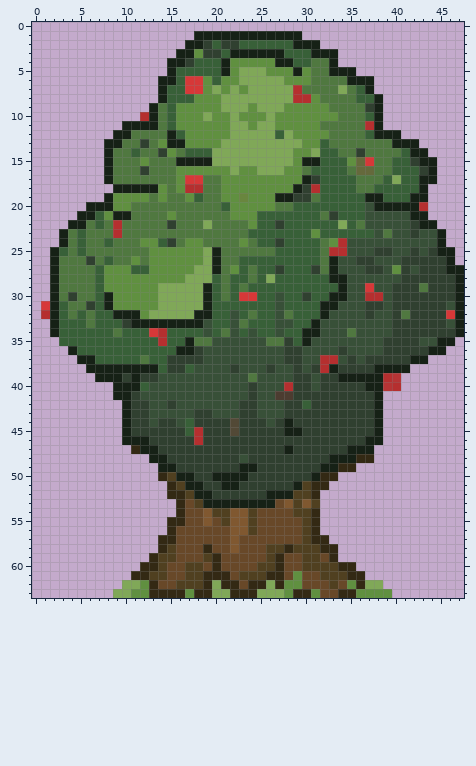
Pixel-art sprite: pokeslend.gmx/sprites/images/spr_apfelbaum_0.png. That is the earlier state.
The file is 48x64 pixels. Pixels under 10% opacity are left out. Colours within 5 levels of each other are drawn and written as one.
New version:
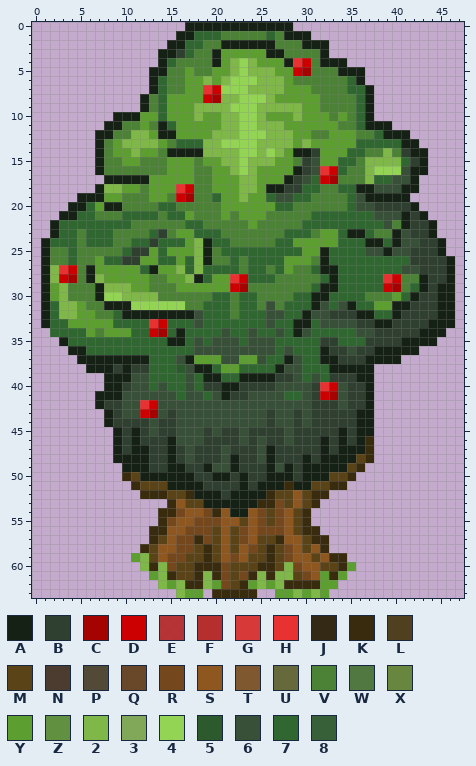
Palette (. is transparent): A #162116  B #304030  C #a50202  D #cc0000  E #b52f2ff5  F #b52f2f  G #d73838  H #e83232  J #332914  K #392b0e  L #504020  M #594317  N #4c3c30  P #524936  Q #684828  R #74481c  S #8f5720  T #805830  U #65693c  V #4b8235  W #507840  X #69863e  Y #5c9f30  Z #609040  2 #7fb748  3 #80a858  4 #94d455  5 #2c5a2c  6 #385038  7 #306730  8 #386038
Diff:
@@ x 0..47 @@
- 0 ................................................
- 1 ..................AAAAAAAAAAAA..................
- 2 .................AAB8BB888888AAA................
- 3 ................AAZBB8AAAAAA888AAA..............
- 4 ...............AAB888AZZZZZAA88WWA..............
- 5 ...............A88888AZ333ZZZAZWWAAA............
- 6 ..............AA8GGZ8ZZ33333ZZZWWWWAAA..........
- 7 ..............A88GGZ3Z3Z33333FWWWW3W8A..........
- 8 ..............A888ZZZ33333333FFZWWWW88A.........
- 9 .............AW8ZZZZZ333Z333ZZZZZWWWWBA.........
-10 ............FAW8ZZZ3ZZ3ZZZ3ZZZZZZZWWW8A.........
-11 ..........AAAAW8ZZZZZZ33Z33ZZZZZWWWWWFA.........
-12 .........AAWWWWA8ZZZZZ3333383ZZZZWWWW8AAA.......
-13 ........AAWWBWZAAZZZZ333333333ZZ8WWWWWWWAAA.....
-14 ........AWW8WWBZW888333333333ZZ388WWBWWWW8AA....
-15 ........AWWWZWWWAAAA333333333ZAA888ZUGWW88BAA...
-16 ........AWWWBWWWZZZZZZ3ZZ333ZZW8888WUUWW888BA...
-17 ........AWWWWWWWZGGWWZZZZZZZZZAB8888WWW8388AA...
-18 .........AAAAAZWZFFWWZZZZZZZZABF8888WW88888A....
-19 ........AZZZZWZWWZ8WWZZXZZZAABBW88888AA888AA....
-20 ......AAAZZWWWWWWWWWW8ZZZZZWW888888886AAAAAF....
-21 .....AA8ZAAWWWWZWWWWWWZZZ8888888WB88866666AA....
-22 ....AAW8WFWWWWWBWWW3WWWWZ88B88888838W66666BAA...
-23 ...AW8WWWFWWWWWWWWWWWWWW8888888Z8888886W66B66A..
-24 ...AW8WW8WWWZZ8BWZZWWWWZW88B8888WZF6666666666A..
-25 ..A8W8WWWWWWWZZZZZZ3AWWWWWW88888WFF666BB66B6BAA.
-26 ..AWWWBW8WWZWZZZZZZ3AWW888888888WA66BB666BBBBBA.
-27 ..AWWWW8ZZZ88ZZZZZ33AWZ8W88B888BWA666BB6ZB6BBBAA
-28 ..AWWWW8ZZZZZZZZZ3338W88W83888888AA666666BBBBBBA
-29 ..AWWWW8ZZZZZZ33333A8W8W8888888888A66G66BBBWBBBA
-30 ..AWBWW8AZZZZZ33333A8W8GG88688B88AA66FF6BBBBBBBA
-31 .GA8WWB8AZZZZZ33333A888888868888AA666BB6BBBBBB6A
-32 .FA8W8W88AAAZ33333AA8868W886W888A6666B66BWBBBBGA
-33 ..A888W888BAAAAAAAA6886W8886688A66666666BBBBBB6A
-34 ..A888888W888GF888868W68688688AA666W6666BBBBBBBA
-35 ...88888888888F88AWW666666WWB8A66666666BBBB66AA.
-36 ....A88888888888AAB666666666BB6666B6666BBBBBAA..
-37 .....AA88888W88BBBB666666666BB66FF6B6BBBBBAA....
-38 ......AAAAAAAA8BB86666B666B66B6BFABBBBAAAA......
-39 .......AAABABB6666666666W6666BB6BBAAAAAFE.......
-40 .........AAA866666666666B666FBB6BBBBBAAEF.......
-41 .........AAB666666666666B66NNBBBBBBBBBA.........
-42 ..........ABB66B6666666BB666BB8BBBBBBBA.........
-43 ..........ABB66666BB666BB666BBBBBBBBBBA.........
-44 ..........ABB6BB68BBBBPBBB6BABBBBBBBBBA.........
-45 ..........ABBBBBB8FBBBPBBBBBAABBBBBBBBA.........
-46 ..........AAABBBBBFBBBBBBBBBBBBBBBBBBAA.........
-47 ...........JAABBBBBBBBBBBBBBABBBBBBAAA..........
-48 .............AABBBBBBBB6BBBBBBBBBAAAJJ..........
-49 ..............AABBBBBBBAABBBBBBBAAJJ............
-50 ..............JLAABBAAAABBBBBBBAJJ..............
-51 ...............JLAABBAABBBBBBALJJ...............
-52 ...............JJLAABBBBBBAAALLJ................
-53 ................JQLAAAAAAAAQTLTL................
-54 ................JQQTLLTTLQQQQLLJ................
-55 ...............JJQQTQLTTLQQQQQLJ................
-56 ...............JQQQQQQTTLQQQQQLJ................
-57 ..............JJQQQQQQTQQQQQQQLJJ...............
-58 ..............JLQQQJQQTQQQLLJLLLJJ..............
-59 .............JLLQQQLJQQQQQLJQQLLQJ..............
-60 ............JJLQQLLQJQQQQLLJQQLLLLJJ............
-61 ...........JJLLQQLLJJJQLLLJJQZQQLLLJJ...........
-62 ..........33ZJQQLLLJ3JJQJJ3JZZQQQLQZJ33.........
-63 .........33ZZJJJJZJJ33JJJ333ZJJZQQJJZZZZ........
+ 0 .................AAAAAAAAAAAA...................
+ 1 ................AA777VVVVV7VAAA.................
+ 2 ...............AA77VVAAAAAAVVVAAA...............
+ 3 ..............AAB7VVAYYYYYAAVVVVA...............
+ 4 ..............A7VVVVAY242YYYAHDVAAA.............
+ 5 .............AAVVYVVYY24222YYDCVVVAAA...........
+ 6 .............A7VVYY2Y2444222YVVVVVV7A...........
+ 7 .............A7VVYYHD4442222YYYVVVV77A..........
+ 8 ............AV7YYYYDC224442YYYYYVVVV7A..........
+ 9 ............AV7YYY222244422222YYVVVV7A..........
+10 .........AAAYY7YYY2YY22442YYY2YYYVYV7A..........
+11 ........AAVVYVA7YYYYY2244222YYYYYYVV7AAA........
+12 .......AAVV22YAAYYYY222444222YYVVYYYVV7AAA......
+13 .......AVY2222YV7772244442222Y2YYYYY77777AA.....
+14 .......AVYY2YYVAAAA222244242YAABYYY77VV2VBAA....
+15 .......AVVYYVVVYYYVYY224222YYVB6YY77V22227BA....
+16 .......AVVVVVVVYYYVVYY242YYYYAB6HD7VV24446AA....
+17 ........AAAAAYYYYYVVYYY22YYYAB67DCVVV27766A.....
+18 .......A22YYVYYYHDVVYYY22YAABB77VV77AA666AA.....
+19 .....AAAYYVVVYYVDCVV7YY2YY76677VVVV76AAAAA......
+20 ....AA7YAAVVVV77VVVVVYYYYYY77VVVVVV766BBBBA.....
+21 ...AA77VVV7777V77YVVVYVYYYVVVVV7777777666ABA....
+22 ..A77777777VVVVVV77VVVVVYVVVVV7777777776VABBA...
+23 ..A77V777VVVV7BVYY777VVVVVVV777VYY7AA7VVA6BBA...
+24 .A777V777VV77B777Y2A77VVVVV77YYYYY777AA7A66BBA..
+25 .AVV7VVVVV7BBY7YYY2AV777777777YYA777766A66BBBA..
+26 .AVV7VVY77BBYY77Y72AVV7V7777YYYVA777777777BBBBA.
+27 .A2HDVAYYYYY7AYY2727777V77V7YVV7AA777777766BBBA.
+28 .A2DCVA2YYYYYVVYY2A7YYHD777VVVVV7A77777HDVVABBA.
+29 .AY2VVVA222YYVVVYYYYYYDCVVVVVVV7AA77777DCV7ABAA.
+30 .AY2VVVA442222VVVVVV77V77VVVV77AA7777VVVY7ABBAA.
+31 .A722YVVAAA444444VV777V77V6V777A676A77YYAABBBAA.
+32 .A722YYVV7AAAAAAAA6777V7776677A66BBBAA77ABBBBAA.
+33 .A77YYYYY7777HD77767777777677AA76666BBAABBBBAAA.
+34 ..7777YVYYY77DC7A777767767767A67777766BBBBBAAA..
+35 ...A77777777777AA767666766677777BB777BBBBAAAA...
+36 ....AA77777777777766666666676777ABB6BBAAAAA.....
+37 .....AAAAAAAA7776AYYY66YY677A677AABBBAAAA.......
+38 ......AAABABB77756AA7YY7777A66777AAAAA..........
+39 ........AAA66777767AA77AAAABB6767BBBAA..........
+40 ........AAB66767767BBAABBBB6666BHD6BBA..........
+41 .......AAA66666676676ABB6666776BDC6BBA..........
+42 .......ABB66HD66666666666666666BBB6BBA..........
+43 ........AB66DC6B6666666666B66B6BBBBBAA..........
+44 ........ABBBB6BB6666666666B66B6BBBBBAA..........
+45 .........ABAB6BB666B6BB6BBBB6BBBBBABAA..........
+46 .........ABABBBA666BBBB6B6BB6BBBABABAK..........
+47 .........ABAABBAB6BBB6BBB6ABBBBBABAAAK..........
+48 .........AAAABBAB6BBB6ABB6ABBBABAAAAMK..........
+49 ..........AAABBAABBA66ABBBA6ABAAAAAMK...........
+50 ..........KMAAAAAABBAABABBAAABAAAMMK............
+51 ...........KMMMAAAABBBBABAAAKAAMMKK.............
+52 ............KKKMMKAAABAAAAKMMSMKK...............
+53 ...............KSMMAAAAAAKKRMSMK................
+54 ..............KKRSSRKSAASRMRSMK.................
+55 ..............KRSSRRRSSMSRMRSMK.................
+56 .............KKSSRRRMSMRSRRRSMKK................
+57 .............KMSRRKRMSMRSMMKSSMKK...............
+58 ............KMSSRRMKMSMSRMKMRSMSK...............
+59 ...........Y2MSRRMMKMSRSMMKMRSSMSKK.............
+60 ............2K2RMMKKKRMMMKKM2RSSMMKY............
+61 .............Y2KMMK2KRMRK2K22MRSYKY.............
+62 ..............2Y2KK2YRMKY2Y2KKKKYY..............
+63 ................2YY.KKKKK..YY2Y2Y...............
Pixel boxes of the changes (left, top, right, bottom) in both pictures:
changed: (41, 22, 464, 598)
